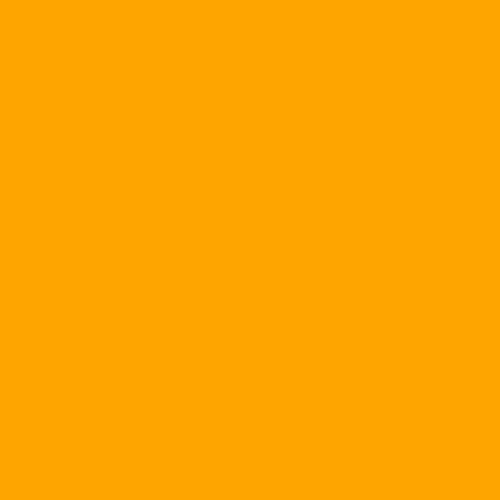
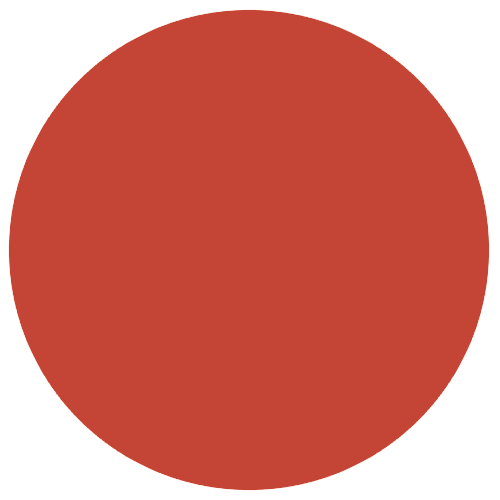
Two versions of the same layered image (w=500, h=500). Layer-by-layer changes:
added layer "Calque 2" above "Calque 1" over [8, 9, 490, 491]
hid "Calque 1" over [0, 0, 500, 500]
